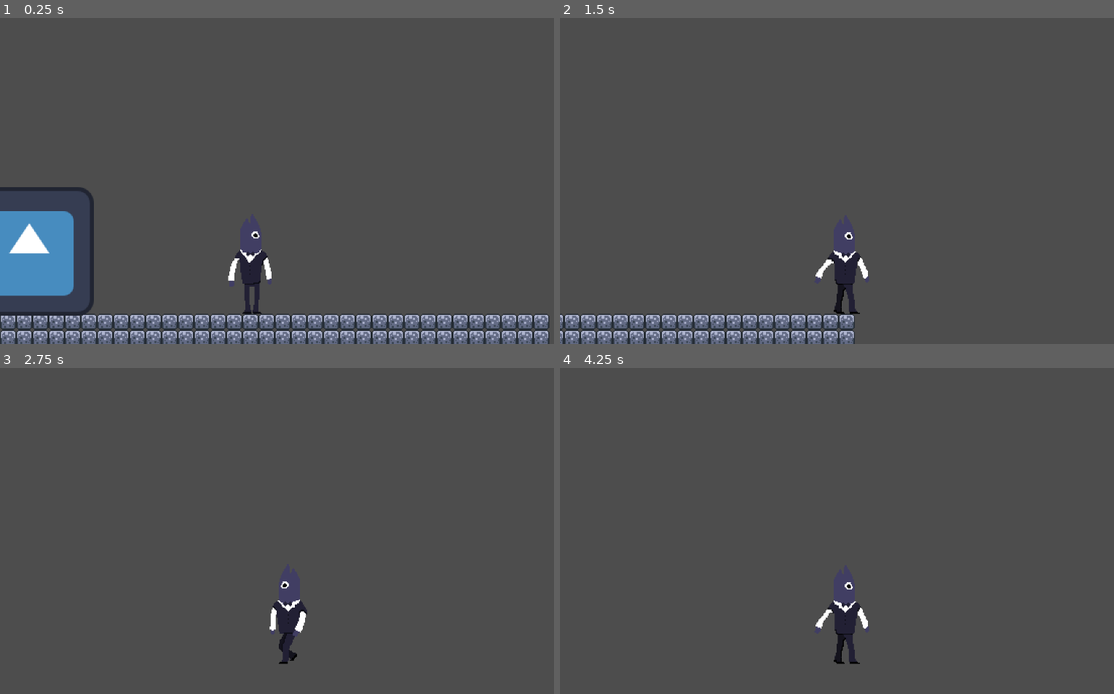
Above: before the commit, frames 1-4 (two rows, left to right).
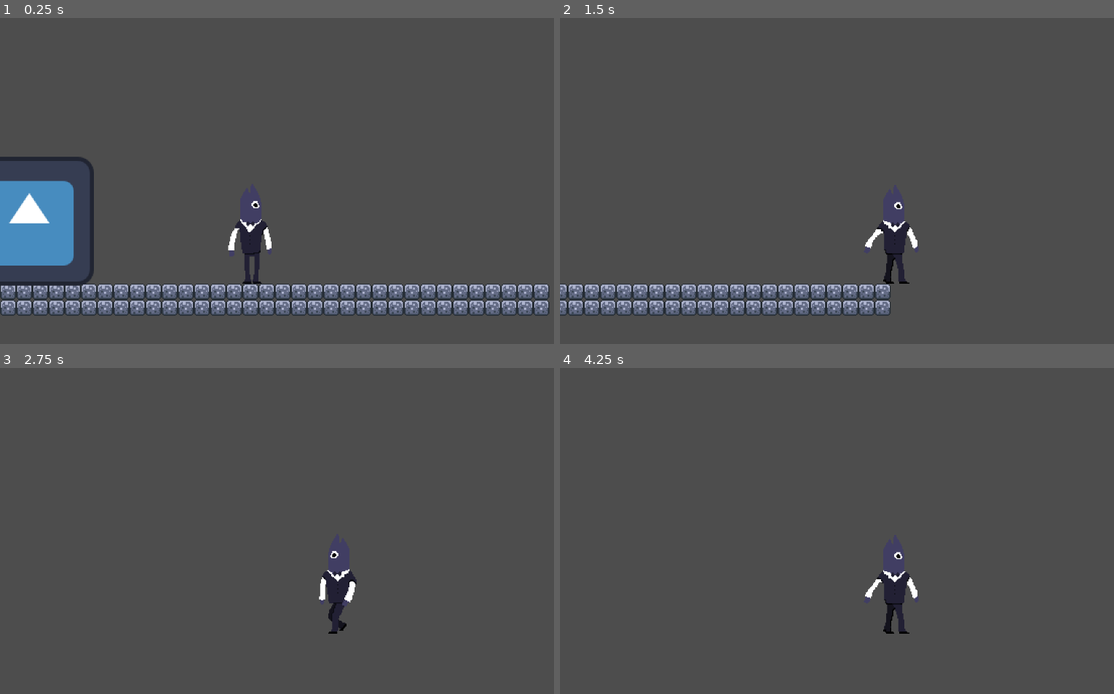
Above: after the commit, the same moments.

Repository: kamero0n/Tippy
Game: Godot game, scene res://scenes/tippy.tscn
The game is run twice, just before and just after one commit, with the same random seed, the same clock (stepped at 60 frames per second) and the same inputs. The engine's default icon, where the game draws it, is replaced by a stand-in: a white triangle on a blue panel in a dark square.
Inputs:
- Up to frame 1 (0.25 s): no input
- Up to frame 2 (1.5 s): hold E (drop) 0.53-1.28 s; hold D (move_right) from 0.53 s (still down); tap Space (jump) at 0.77 s; tap Shift (sprint) at 0.8, 1.35 s
- Up to frame 3 (2.75 s): tap Space (jump) at 1.52 s; tap E (drop) at 1.55 s; release D (move_right) at 2.03 s; hold A (move_left) from 2.03 s (still down); hold E (drop) from 2.03 s (still down); tap Shift (sprint) at 2.3 s
- Up to frame 4 (4.25 s): release A (move_left) at 2.78 s; release E (drop) at 2.78 s; hold D (move_right) from 2.78 s (still down); tap Q (pick_up) at 2.85 s; tap Space (jump) at 3.02, 3.77 s; tap E (drop) at 3.05 s; hold Shift (sprint) from 3.53 s (still down)

The runs differ from the first frame. In frame 1, 19% of the frame differs, in the area x 0-100%, y 42-100%; in frame 2, 10%; in frame 3, 1.5%; in frame 4, 1.6%.

Commit message:
added MOVINGTRAYS!!

Diff:
--- a/scenes/player.tscn
+++ b/scenes/player.tscn
@@ -268,7 +268,7 @@
 sprite_frames = SubResource("SpriteFrames_y4r1p")
 animation = &"carry_idle"
 autoplay = "idle"
-frame_progress = 0.900642
+frame_progress = 0.446551
 
 [node name="collider" type="CollisionShape2D" parent="."]
 position = Vector2(0, -28)
--- a/scenes/tippy.tscn
+++ b/scenes/tippy.tscn
@@ -147,7 +147,7 @@
 position = Vector2(90, 206)
 
 [node name="Camera2D" type="Camera2D" parent="Tippy"]
-position = Vector2(5, -132)
+position = Vector2(-44, -102)
 zoom = Vector2(2, 2)
 rotation_smoothing_enabled = true
 
--- a/scripts/player.gd
+++ b/scripts/player.gd
@@ -2,6 +2,7 @@
 
 
 const SPEED = 300.0
+const SPRINT_SPEED = 400.0
 const JUMP_VELOCITY = -400.0
 
 @onready var animated_sprite = $body
@@ -9,7 +10,9 @@
 @onready var tray = $tray
 @onready var tray_sprite = $tray/tray_image
 
+var curr_speed = SPEED
 
+var sprinting = false
 var carrying_dish = false
 var facing_right = false
 
@@ -35,6 +38,10 @@
 	# Handle jump. for now... no jump :[
 	#if Input.is_action_just_pressed("jump") and is_on_floor():
 		#velocity.y = JUMP_VELOCITY
+
+	# check if we are sprinting
+	sprinting = Input.is_action_pressed("sprint")
+	curr_speed = SPRINT_SPEED if sprinting else SPEED
 
 	# Get the input direction: -1, 0, 1
 	var direction := Input.get_axis("move_left", "move_right")
@@ -75,12 +82,15 @@
 
 	# apply movement
 	if direction:
-		velocity.x = direction * SPEED
+		velocity.x = direction * curr_speed
 
 	else:
-		velocity.x = move_toward(velocity.x, 0, SPEED)
+		velocity.x = move_toward(velocity.x, 0, curr_speed)
 
 	move_and_slide()
+
+	if carrying_dish:
+		tray.update_balance(delta, velocity, sprinting, direction)
 
 
 func give_dish():
--- a/scripts/tray.gd
+++ b/scripts/tray.gd
@@ -1,12 +1,33 @@
 extends Area2D
+
+signal dish_fallen(dish_position)
 
 @onready var tray = $"."
 
 var stacked_dishes = []
 var max_dishes = 3
 
+# positioning the dishes
 var start_pos = Vector2(0.0, -15.0)
-var offset = 5.0
+var offset = 5.0 # this is a Y offset to stack the plates
+
+var balance = 0.0 # 0 = perf balance, high values = not perf balance
+var max_balance = 100.0 # if dishes reach here, should fall
+var balance_recovery_rate = 20.0 # how quick dishes recover balance
+var dish_offset = 0.0 # this is a X offset
+var last_direction = 0 # track which way the player is moving
+
+var dish_target_positions = []
+var lerp_speed = 1.0
+
+func _process(delta: float) -> void:
+	# apply smooth movement to dishes
+	for i in range(stacked_dishes.size()):
+		if i < dish_target_positions.size():
+			var dish = stacked_dishes[i]
+
+			dish.position = dish.position.lerp(dish_target_positions[i], lerp_speed * delta)
+
 
 func add_dish(dish_scene):
 	# check if we have max dishes
@@ -29,6 +50,9 @@
 	# add to our stack
 	stacked_dishes.append(dish)
 
+	# add dish positions
+	dish_target_positions.append(dish.position)
+
 	# add to scene tree
 	add_child(dish)
 	return true
@@ -50,3 +74,78 @@
 
 	# return the dish
 	return dish
+
+func drop_dish():
+	if stacked_dishes.size() > 0:
+		var dish = remove_top_dish()
+		if dish:
+			print("I DROPPED!")
+			# get position of dish before removing
+			var fallen_position = global_position + dish.position
+
+			# emit signal w/ position where dish fell
+			emit_signal("dish_fallen", fallen_position)
+
+			# remove dish from tray
+			dish.queue_free()
+
+		# reset balance partially
+		balance = max(0, balance - 25.0)
+
+func update_dish_positions():
+	for i in range(stacked_dishes.size()):
+		var dish = stacked_dishes[i]
+
+		# get base pos
+		var base_pos = Vector2(0, -15.0 - (i * offset))
+
+		# apply curr offset
+		var target_pos = base_pos + Vector2(dish_offset, 0)
+
+		# update target pos for this dish
+		dish_target_positions[i] = target_pos
+
+		# lerp from prev dish pos to new target pos
+		dish.position = dish.position.lerp(dish_target_positions[i], 0.1)
+
+		# check if any dish has moved too far off the tray
+		if(abs(dish.position.x) > 15.0):
+			print("dish gonna fall")
+			call_deferred("drop_dish")
+			break
+
+# the big fella
+func update_balance(delta, player_velocity, is_sprinting, direction):
+	# store the prev direction for comparison
+	var direction_changed = (direction != 0 and direction != last_direction)
+
+	# if direction changed and we were already moving before, add imbalance
+	if direction_changed and last_direction != 0:
+		balance += 15.0 # BIG imbalance
+
+	# update last direction if we are moving
+	if direction != 0:
+		last_direction = direction
+
+	# increase imbalance when player is sprinting
+	if is_sprinting and stacked_dishes.size() > 0:
+		balance += delta * 15.0
+
+	# increase imbalance if a good amount of dishes
+	var dish_factor = stacked_dishes.size() * 0.5
+
+	# calculate recovery
+	var recovery = balance_recovery_rate / (1.0 + dish_factor)
+	balance = max(0.0, balance - (recovery * delta))
+
+	# calculate offset based on balance
+	var max_offset = 12.0
+	var target_offset = max_offset * (balance/max_balance) * last_direction
+	dish_offset = lerp(dish_offset, target_offset, 5.0 * delta)
+
+	# apply offset to dishes
+	update_dish_positions()
+
+	# check if dishes should fall
+	if abs(dish_offset) >= 15.0:
+		drop_dish()
